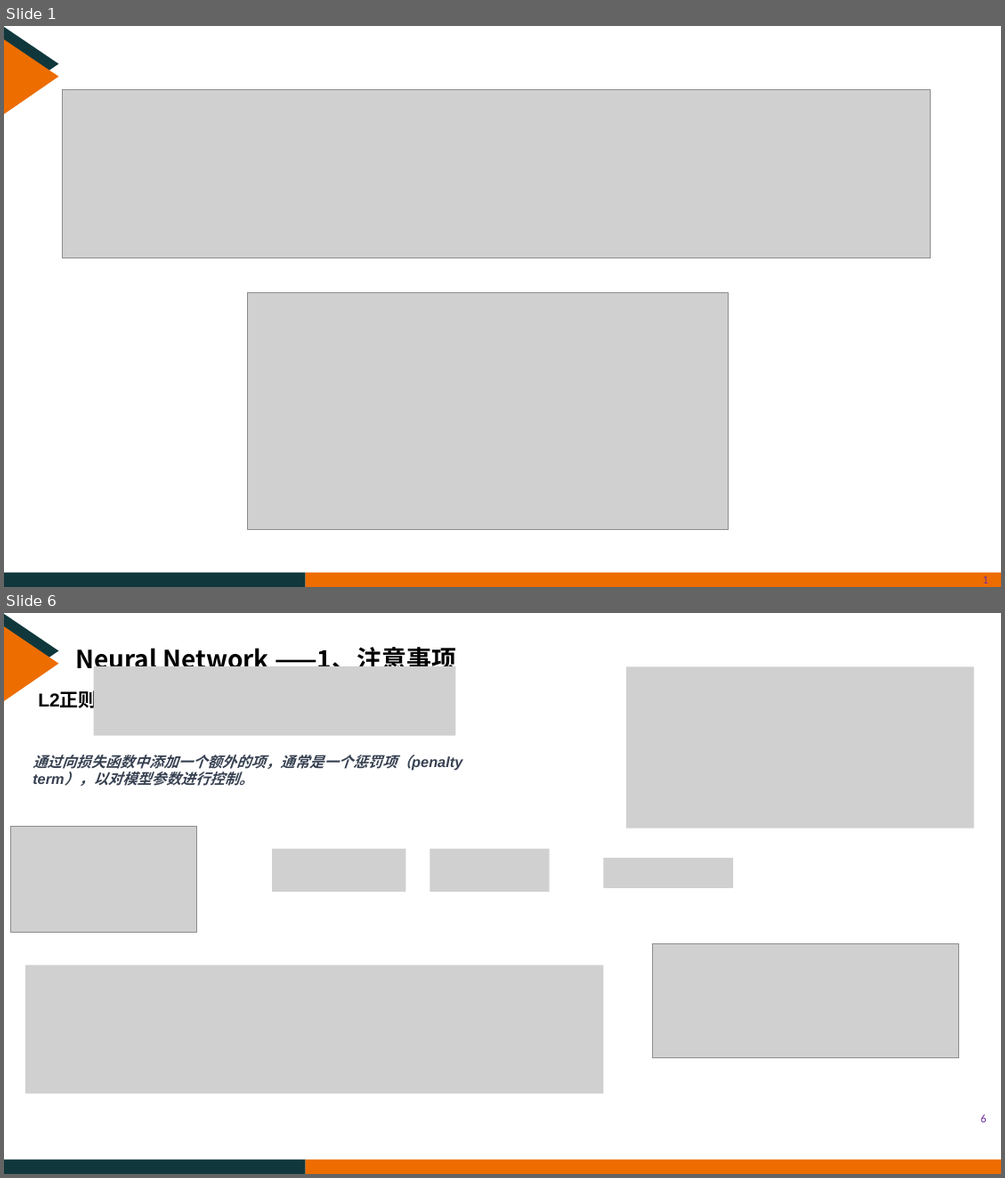
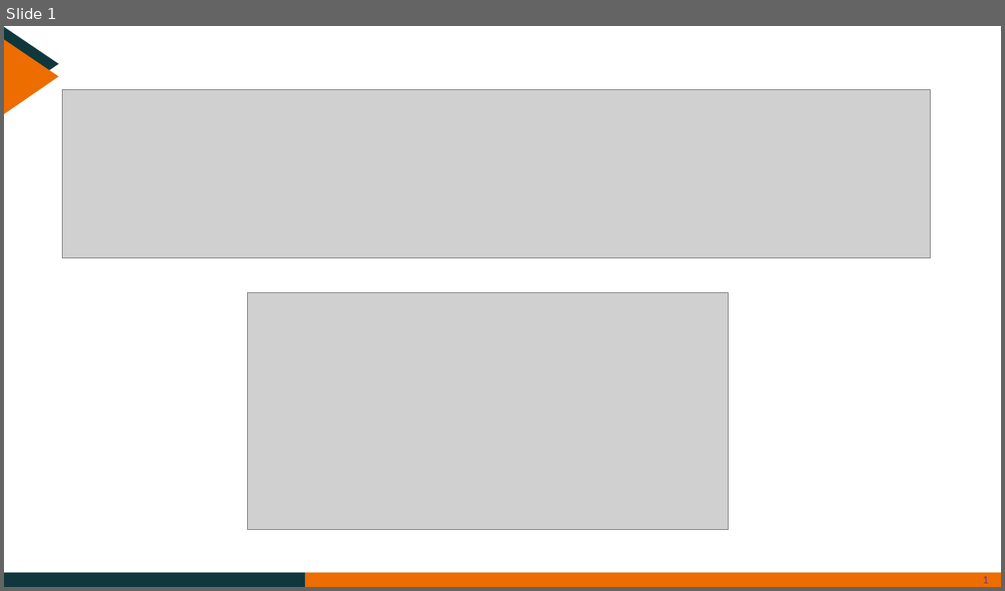
Before and after one commit to CreatorYu/Yu, a slide deck: YXQ.pptx. Shown one above the other, each under a label of ours: slides 1 and 6 before the commit, slide 1 after it; the slides between them are not shown. The pictures are 1005x1178 and 1005x591 pixels, drawn with LibreOffice and Linux fonts; fonts in the diff are those of the drawing; grey boxes stand for pictures; background and template pictures are left out. Boxes give left, top, right and bottom in pixels: in the first picture for what was removed or moved away, otherwise in the second. Text is boxed around its words. In the diff, an @@ line names an element or a change of style, - is before the commit and + after.

```diff
--- a/YXQ.pptx
+++ b/YXQ.pptx
@@ slide 6 removed at bbox=[4, 613, 1001, 1174], background #FFFFFF; not listed: 4 template elements that a slide beside it also shows @@
@@ text removed at bbox=[75, 643, 456, 675] @@
-Neural Network ——1、注意事项
@@ text removed at bbox=[38, 691, 135, 710] @@
-L2正则化：
@@ picture removed at bbox=[94, 666, 455, 736] @@
@@ picture removed at bbox=[626, 666, 974, 828] @@
@@ text removed at bbox=[32, 755, 462, 786] @@
-通过向损失函数中添加一个额外的项，通常是一个惩罚项（penalty term），以对模型参数进行控制。
@@ picture removed at bbox=[11, 826, 196, 933] @@
@@ picture removed at bbox=[272, 849, 405, 892] @@
@@ picture removed at bbox=[430, 849, 550, 892] @@
@@ picture removed at bbox=[604, 858, 734, 887] @@
@@ picture removed at bbox=[653, 943, 959, 1058] @@
@@ picture removed at bbox=[25, 965, 604, 1094] @@
@@ page number removed at bbox=[980, 1114, 986, 1122] @@
-6
```
Also in this commit, not shown: 3 slides changed, 13 slides added, 19 other slides removed, 1 other file.
